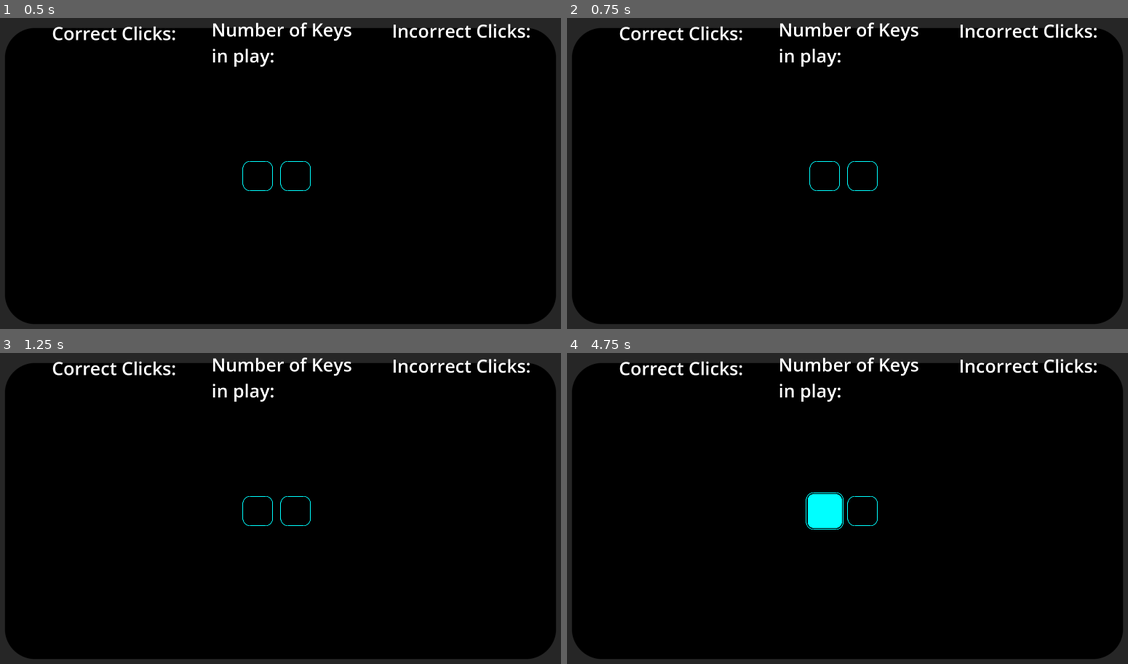
Above: before the commit, frames 1-4 (two rows, left to right).
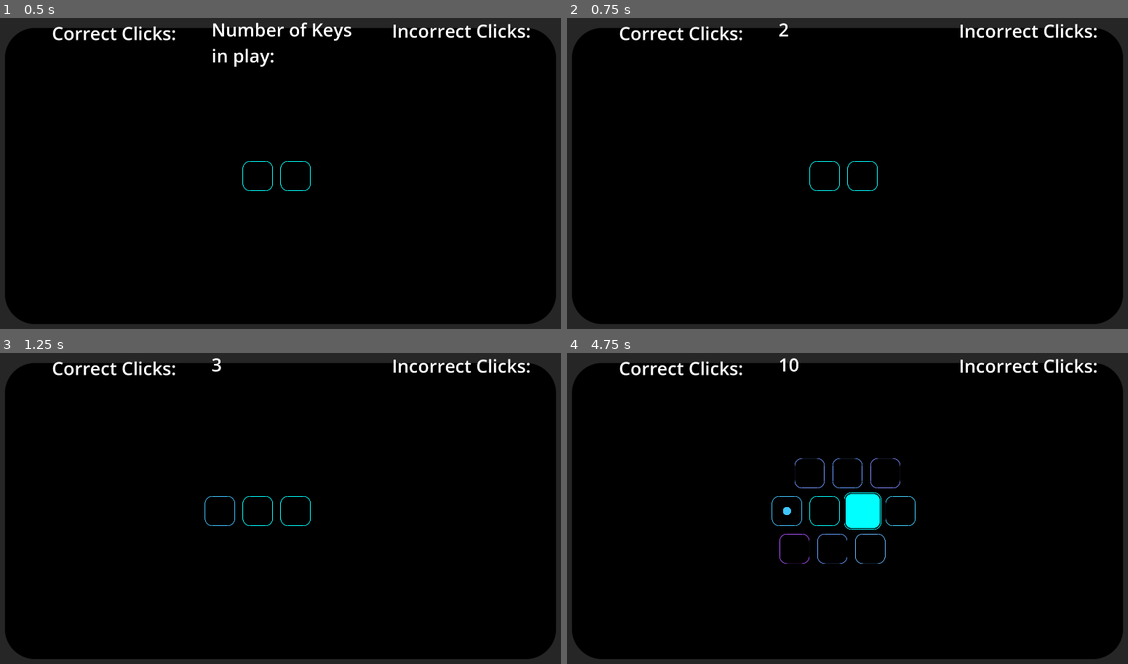
Above: after the commit, the same moments.

Repository: hedgemandan/2025-InfinityJam
Game: Godot game, scene res://Scenes/main_scene.tscn
The game is run twice, just before and just after one commit, with the same random seed, the same clock (stepped at 60 frames per second) and the same inputs.
Inputs:
- Up to frame 1 (0.5 s): no input
- Up to frame 2 (0.75 s): tap Enter at 0.5 s
- Up to frame 3 (1.25 s): no input
- Up to frame 4 (4.75 s): tap Space at 1.25, 3.5 s; tap Enter at 2 s

Frame 1 is identical in both runs. In frame 2, 0.7% of the frame differs, in the area x 37-63%, y 1-16%; in frame 3, 0.7%; in frame 4, 2.4%, in the area x 36-63%, y 1-68%.

Commit message:
sdfdsf

Diff:
--- a/2_Project/RhythmQWERTY/Scripts/global.gd
+++ b/2_Project/RhythmQWERTY/Scripts/global.gd
@@ -6,6 +6,7 @@
 var correcthits = 0
 var incorrecthits = 0
 #var spawnrate = 0
+var lukesvariable = []
 
 #func _physics_process(delta):
 	#button_node = get(button_node)
--- a/2_Project/RhythmQWERTY/Scripts/main_scene.gd
+++ b/2_Project/RhythmQWERTY/Scripts/main_scene.gd
@@ -150,7 +150,7 @@
 ## timer for adding new buttons every 5 seconds and incrementing the gamestate by 1
 func start_newbuttonspawn_timer():
 	var timer = Timer.new()
-	timer.wait_time = 5
+	timer.wait_time = 0.5
 	timer.one_shot = false
 	timer.connect("timeout", Callable(self, "_on_timer_timeoutNB"))
 	add_child(timer)
@@ -201,6 +201,7 @@
 			else:
 				global.clickablebuttons.append(random_button)
 				random_button.grow_anim()
+				#start_anim_timer(random_button)
 	## Paired buttons?
 	#elif global.gamestep >= 6: #enable doubles
 		#var spawnlimitadj = 2
@@ -227,6 +228,22 @@
 
 
 
+#func start_anim_timer(random_button):
+	#var timer = Timer.new()
+	#timer.wait_time = 3
+	#timer.one_shot = true
+	#timer.connect("timeout", Callable(self, "_on_timer_timeoutSA"))
+	#add_child(timer)
+	#timer.start()
+	#global.lukesvariable = random_button
+	#return
+#
+#func _on_timer_timeoutSA():
+	#if global.lukesvariable.any(func(item): return item in global.clickablebuttons):
+		#queue_free()
+		#
+
+
 #tidy(random_button)
 #func tidy(random_button):
 	#return
